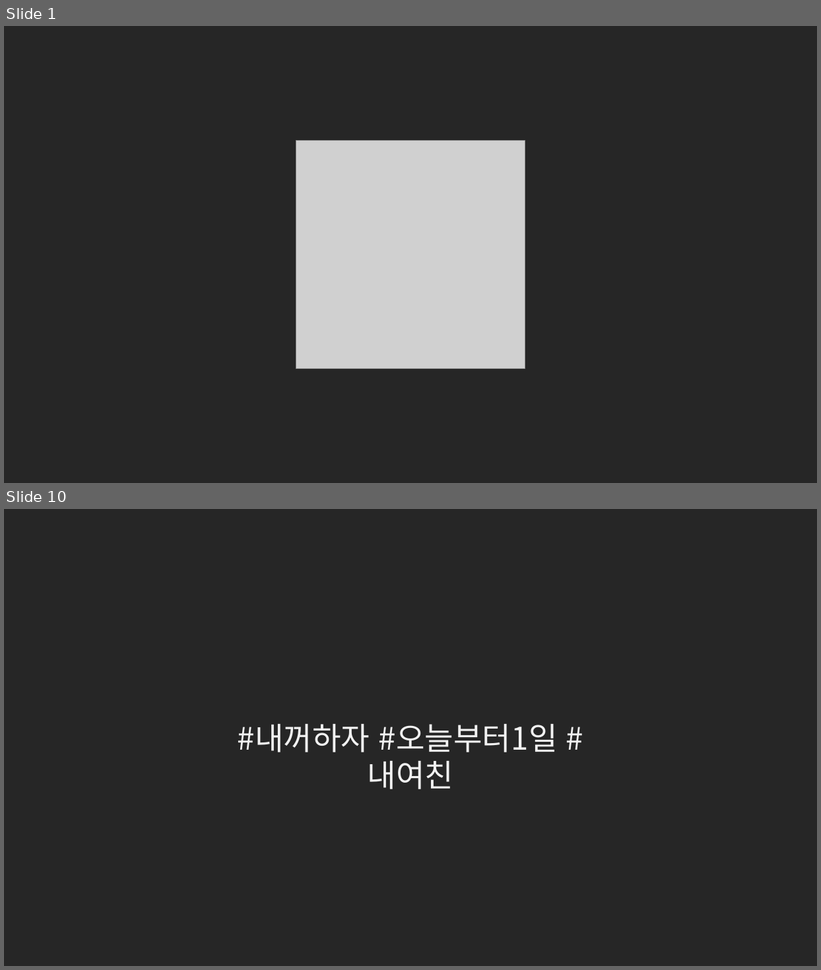
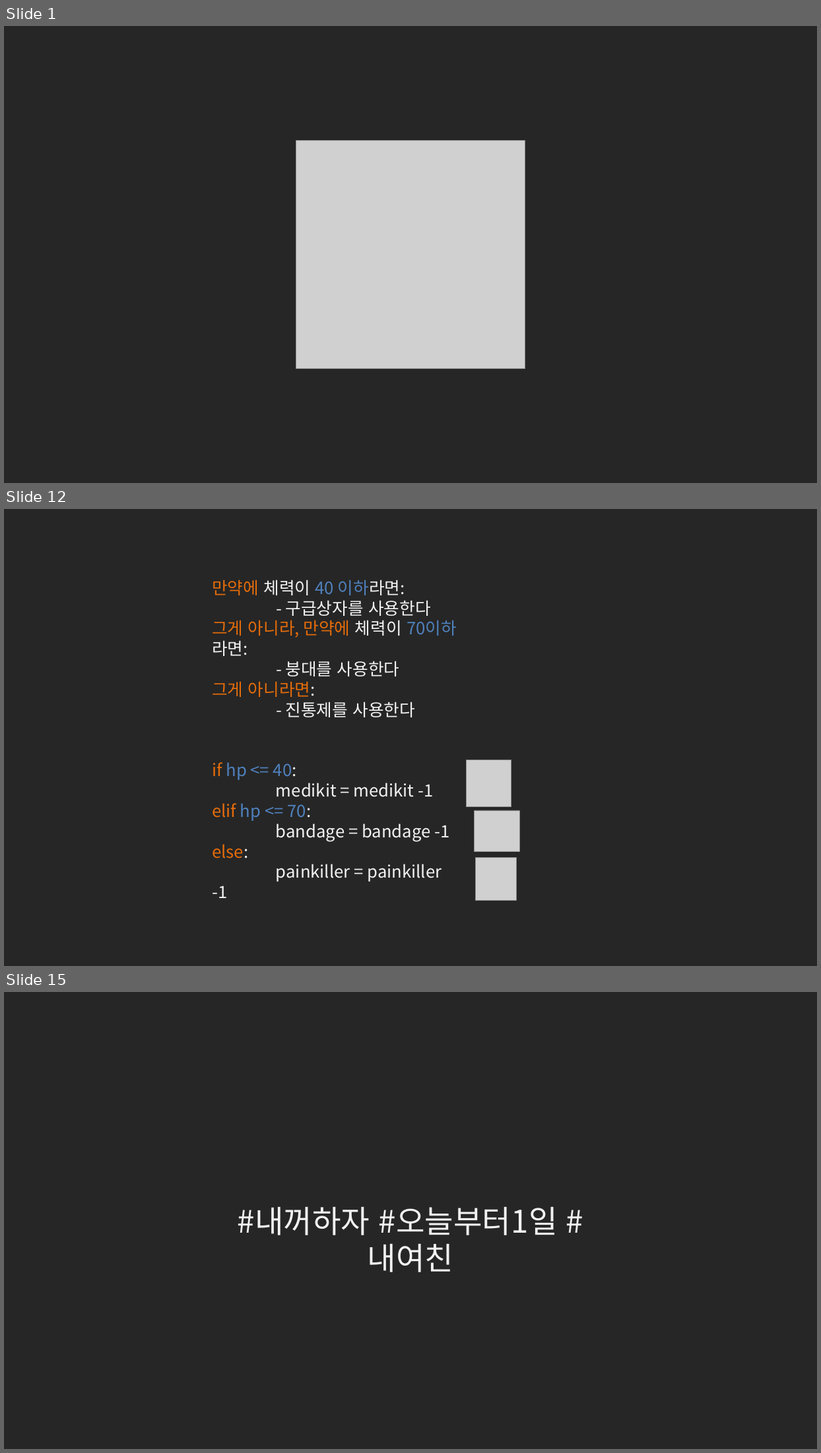
Before and after one commit to kwonkijun/python, a slide deck: 파이썬기초(PPT)/NEW_2021버전/파이썬 기초 6강_조건문.pptx. Shown one above the other, each under a label of ours: slides 1 and 10 before the commit, slides 1, 12 and 15 after it; the slides between them are not shown. The pictures are 821x970 and 821x1453 pixels, drawn with LibreOffice and Linux fonts; fonts in the diff are those of the drawing; grey boxes stand for pictures. Boxes give left, top, right and bottom in pixels: in the first picture for what was removed or moved away, otherwise in the second. Text is boxed around its words. In the diff, an @@ line names an element or a change of style, - is before the commit and + after.

```diff
--- a/파이썬기초(PPT)/NEW_2021버전/파이썬 기초 6강_조건문.pptx
+++ b/파이썬기초(PPT)/NEW_2021버전/파이썬 기초 6강_조건문.pptx
@@ slide 12 added at <box>4,509,817,966</box>, background #262626 @@
@@ text added at <box>212,580,457,718</box>, 20 pt, text #F2F2F2 @@
+만약에 체력이 40 이하라면:
+- 구급상자를 사용한다
+그게 아니라, 만약에 체력이 70이하 라면:
+- 붕대를 사용한다
+그게 아니라면:
+- 진통제를 사용한다
@@ text added at <box>212,762,450,882</box>, 20 pt, text #F2F2F2 @@
+if hp <= 40:
+medikit = medikit -1
+elif hp <= 70:
+bandage = bandage -1
+else:
+painkiller = painkiller -1
@@ picture added at <box>467,760,512,807</box> @@
@@ picture added at <box>475,811,520,852</box> @@
@@ picture added at <box>476,858,516,901</box> @@
@@ what was slide 10 is now slide 15 @@
```
Also in this commit, not shown: 1 slide changed, 11 other slides added, 7 slides removed, 13 other files.
